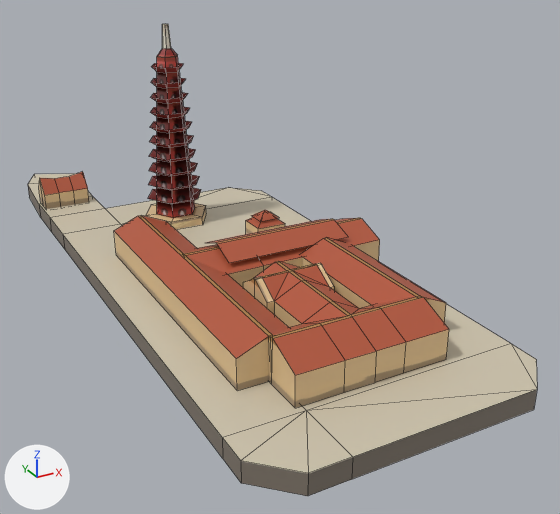
The FBX model Assets/Assets/Environments/Meshes/SM_TranQuoc_Pagoda.fbx: old version first, new version second.
Both versions are drawn from a 50 mm lens placed at (-64.0, -131.9, 48.6), pointed at (-12.0, -37.4, 1.3). Lighting does not change. The marker at lower left points along +X, +Y and +Z. The older version comes first. Mesh edges are drawn as thin lines. Where no turn or scale is listed for an object, it has been applied to the vertices.

Objects in the first picture: 'SM_TranQuoc_Pagoda'.
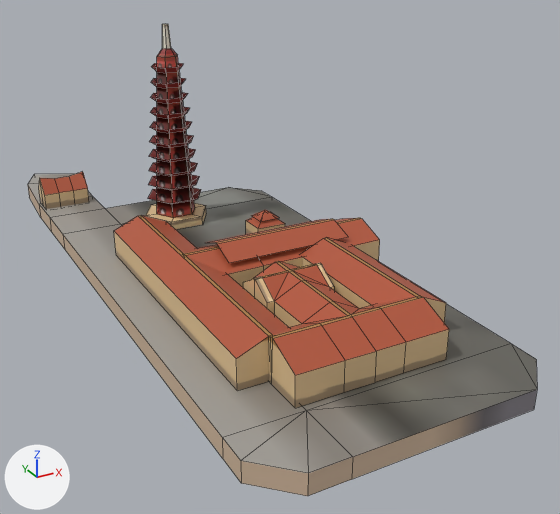
Edits to the bpy script that builds the scene:
```text
Add img_t_buildings_packed_png:
    img_t_buildings_packed_png = load_image('T_Buildings_Packed.png', '../Textures/T_Buildings_Packed.png', 4096, 4096, 'sRGB')
Change mat_m_buildings_01:
    mat_m_buildings_01.texture: img_t_buildings_01b_png -> img_t_buildings_packed_png
Change me_plane_001:
    where me_plane_001.from_pydata(...)  # 380 vertices, 357 faces; spans x -37.8..1.7, y -81.0..26.7, z -2.7..32.9
    used by ob_sm_tranquoc_pagoda; location = (0.0, 0.0, 0.0)
    me_plane_001 part 1: texture (UV) coordinates of 324 of 357 faces, centred in x -37.2..1.1, y -71.1..9.1, z -0.3..32.9, changed; they spanned u 0.04..0.99, v 0.0..0.82 and now span u 0.02..0.5, v 0.0..0.41
```

Changed parts and their boxes [x1, y1, x2, y2] in the pictures (560 x 514 px):
'SM_TranQuoc_Pagoda', surface changed
    both: [28, 26, 537, 496]
part 1 of me_plane_001, surface changed
    both: [39, 25, 449, 408]
